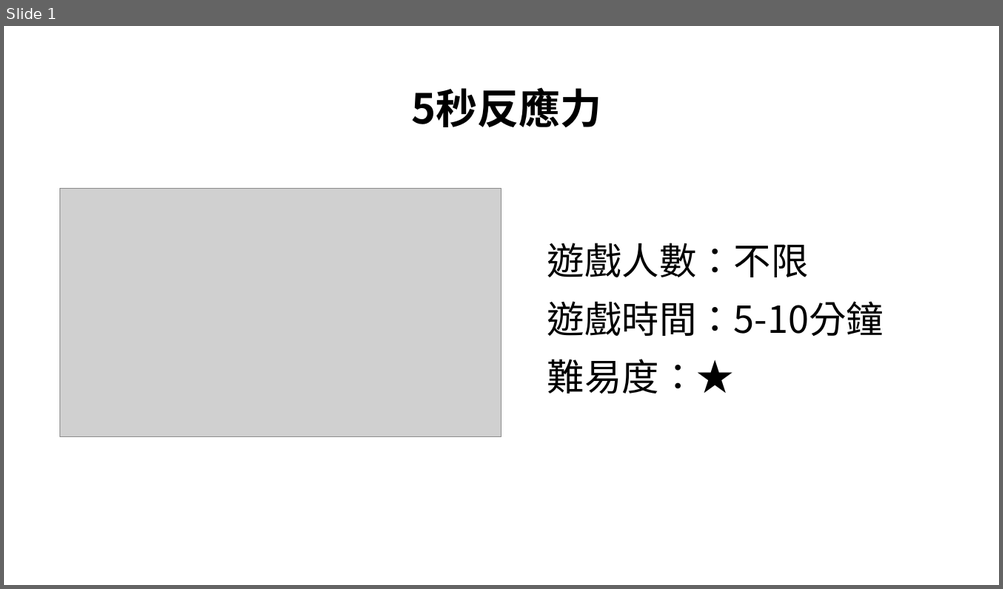
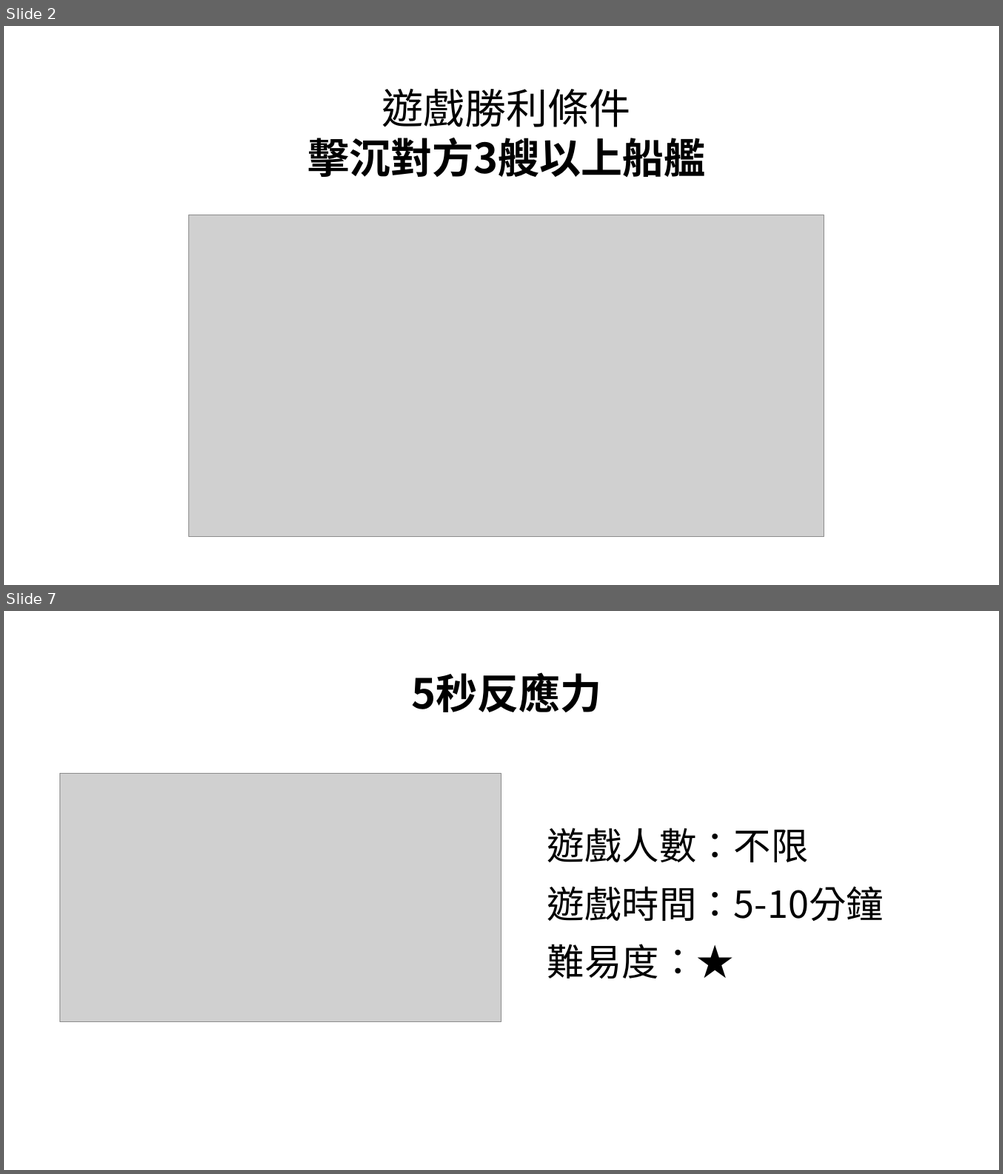
Before and after one commit to tidaohuang/react-game, a slide deck: tutorial.pptx. Shown one above the other, each under a label of ours: slide 1 before the commit, slides 2 and 7 after it; the slides between them are not shown. The pictures are 1003x589 and 1003x1174 pixels, drawn with LibreOffice and Linux fonts; fonts in the diff are those of the drawing; grey boxes stand for pictures. Boxes give left, top, right and bottom in pixels: in the first picture for what was removed or moved away, otherwise in the second. Text is boxed around its words. In the diff, an @@ line names an element or a change of style, - is before the commit and + after.

```diff
--- a/tutorial.pptx
+++ b/tutorial.pptx
@@ slide 2 added at bbox=[4, 26, 999, 585], background #FFFFFF @@
@@ text added at bbox=[307, 89, 705, 178], 40 pt, text #000000, bold @@
+遊戲勝利條件
+擊沉對方3艘以上船艦
@@ picture added at bbox=[189, 215, 824, 537] @@
@@ what was slide 1 is now slide 7 @@
```
Also in this commit, not shown: 5 other slides added, 11 other files.
